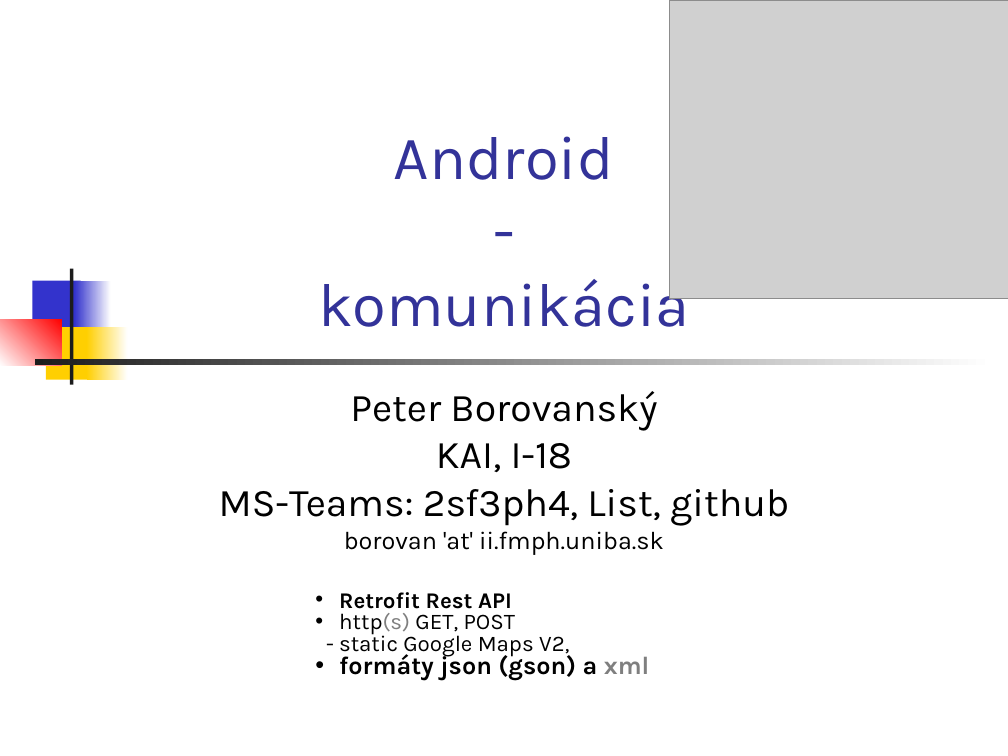
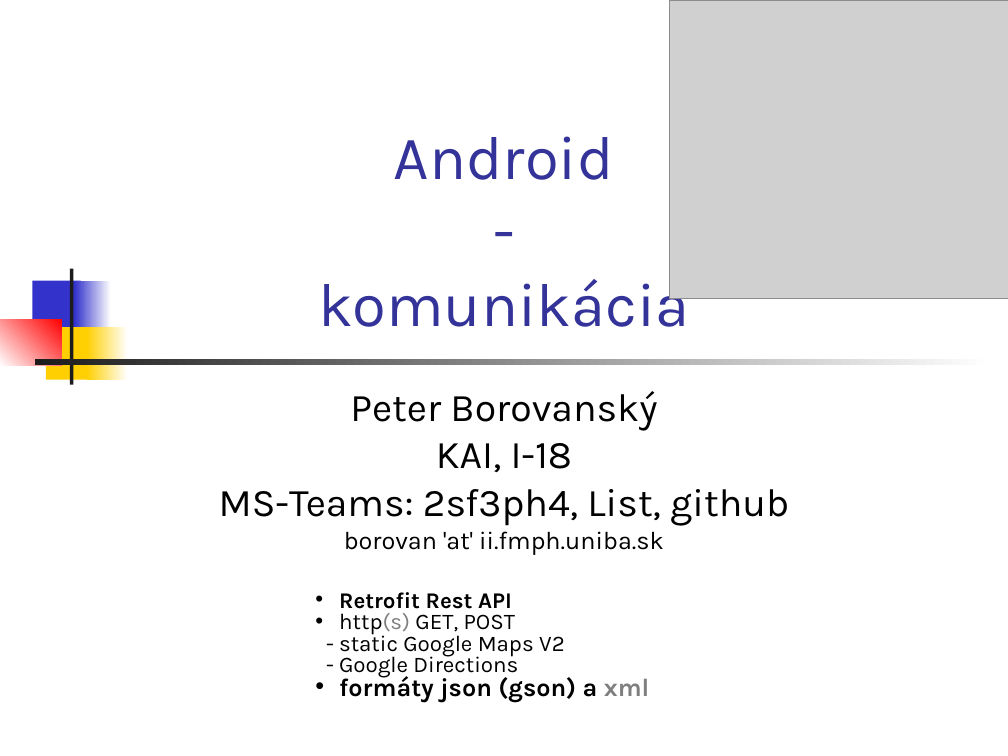
Before and after one commit to vmandro/Prednasky, a slide deck: slide 1 of 11/11_Android.ppt. Drawn at 1008x756 pixels with LibreOffice and Linux fonts; fonts in the diff are those of the drawing; grey boxes stand for pictures. Boxes give left, top, right and bottom in pixels: in the first picture for what was removed or moved away, otherwise in the second. Text is boxed around its words. In the diff, an @@ line names an element or a change of style, - is before the commit and + after.

```diff
--- a/11/11_Android.ppt
+++ b/11/11_Android.ppt
@@ text at (339, 630, 565, 679): text changed @@
-- static Google Maps V2,
+- static Google Maps V2
+- Google Directions
```
Also in this commit, not shown: 11 other slides changed, 1 slide added, 2 slides removed, 2 other files.
